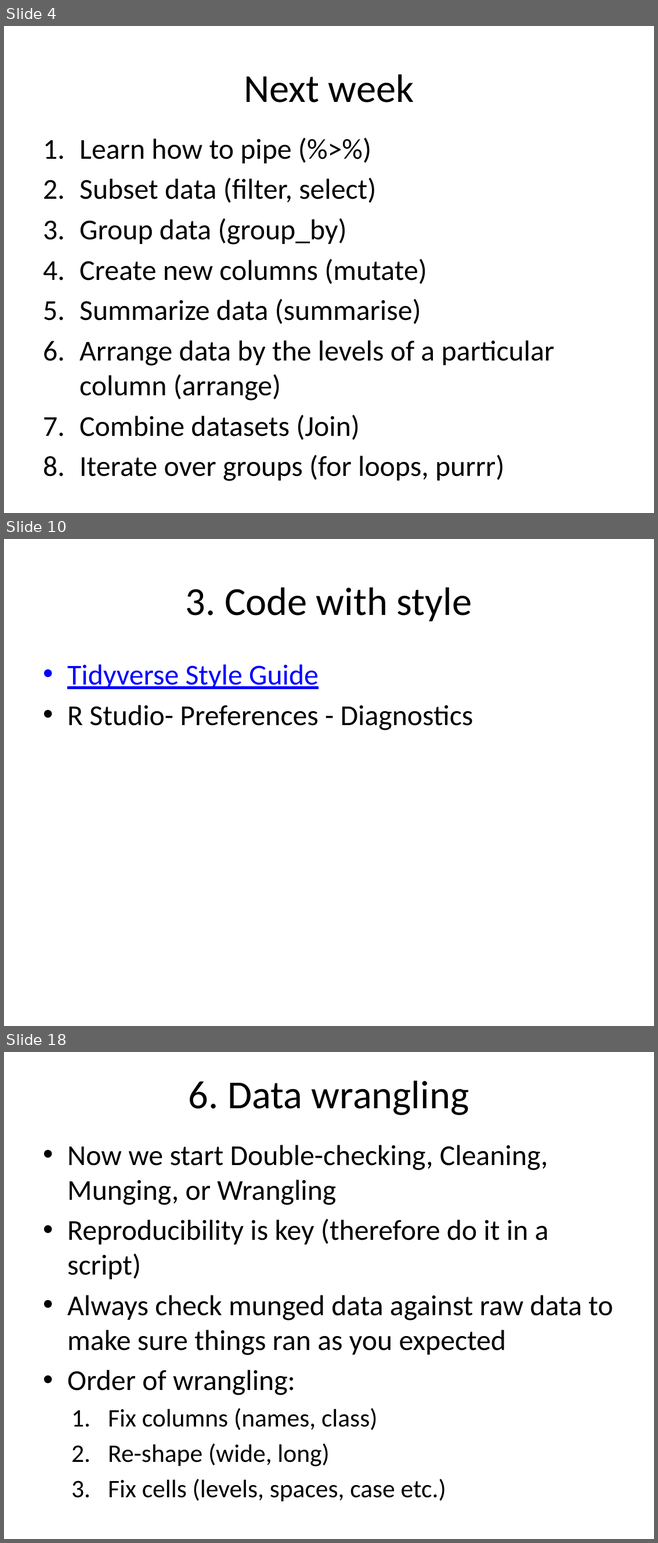
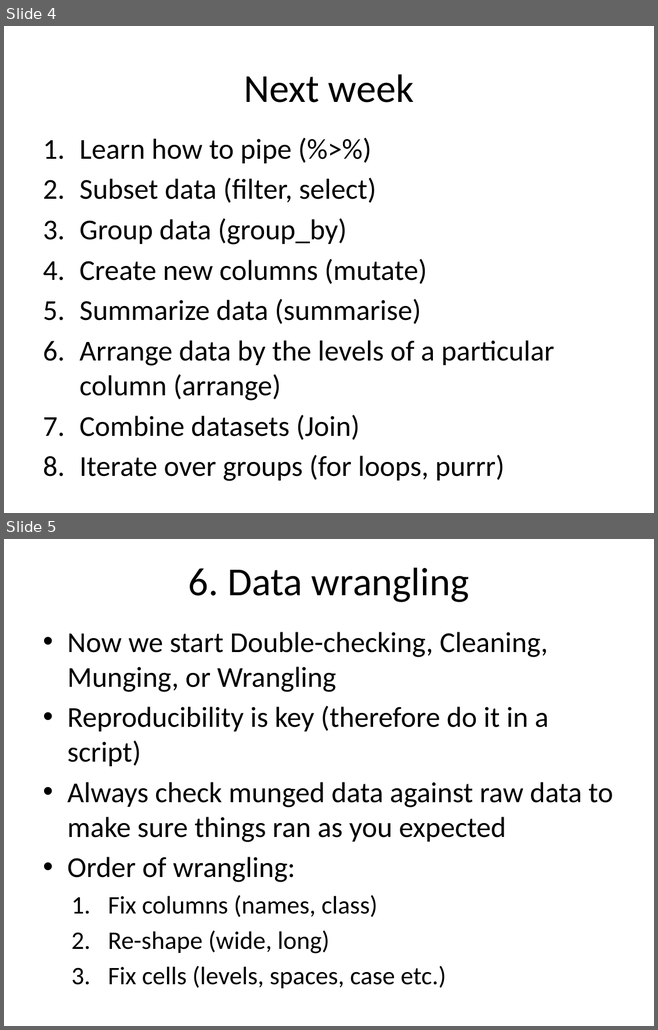
Before and after one commit to EEOB590A-Fall-2019/Course-Materials, a slide deck: 3. Data wrangling/Data_wrangling.pptx. Shown one above the other, each under a label of ours: slides 4, 10 and 18 before the commit, slides 4 and 5 after it; the slides between them are not shown. The pictures are 658x1543 and 658x1030 pixels, drawn with LibreOffice and Linux fonts; fonts in the diff are those of the drawing. Boxes give left, top, right and bottom in pixels: in the first picture for what was removed or moved away, otherwise in the second. Text is boxed around its words. In the diff, an @@ line names an element or a change of style, - is before the commit and + after.

```diff
--- a/3. Data wrangling/Data_wrangling.pptx
+++ b/3. Data wrangling/Data_wrangling.pptx
@@ slide 10 removed at box(4, 539, 654, 1026), background #FFFFFF @@
@@ title removed at box(186, 587, 471, 621) @@
-3. Code with style
@@ text removed at box(67, 664, 473, 730) @@
-• Tidyverse Style Guide
-• R Studio- Preferences - Diagnostics
@@ what was slide 18 is now slide 5 @@
```
Also in this commit, not shown: 1 slide changed, 12 other slides removed, 10 other files.
